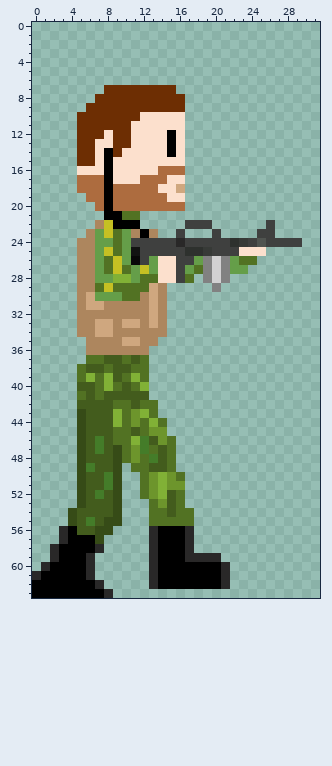
One commit to this pixel-art sprite: Character/walk/walk_4.png. The first picture shows the starting point.
The file is 32x64 pixels. Pixels under 10% opacity are left out. Colours within 5 levels of each other are drawn and written as one.
Once edited:
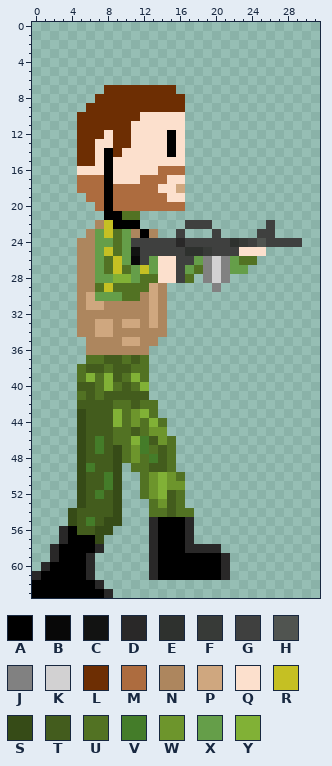
Palette (. is transparent): A #000000  B #080808  C #121312  D #292828  E #2e312e  F #373a37  G #3f403f  H #505450  J #818181  K #d2d1d2  L #6d2e03  M #ad6c3f  N #ad865e  P #cfa77f  Q #fce0cd  R #c5c023  S #364b17  T #435c1d  U #527223  V #447c29  W #6d952c  X #659e49  Y #81b136
Changes in this commit:
Colour D becomes colour A in row 59 at x 17 to 20.
Colour U becomes colour A in row 55 at x 14 to 16.
The author put colour D in row 58 at x 18 to 20; in row 59 at x 21.
Colour U becomes colour D in row 55 at x 13 and 17.
Colour A is removed in row 62 at x 14 to 20.
Colour D is removed in row 62 at x 13 and 21.
Changed places in both pictures, as pixel boxes (x1, y1, x2, y2):
changed: (149, 517, 230, 589)
